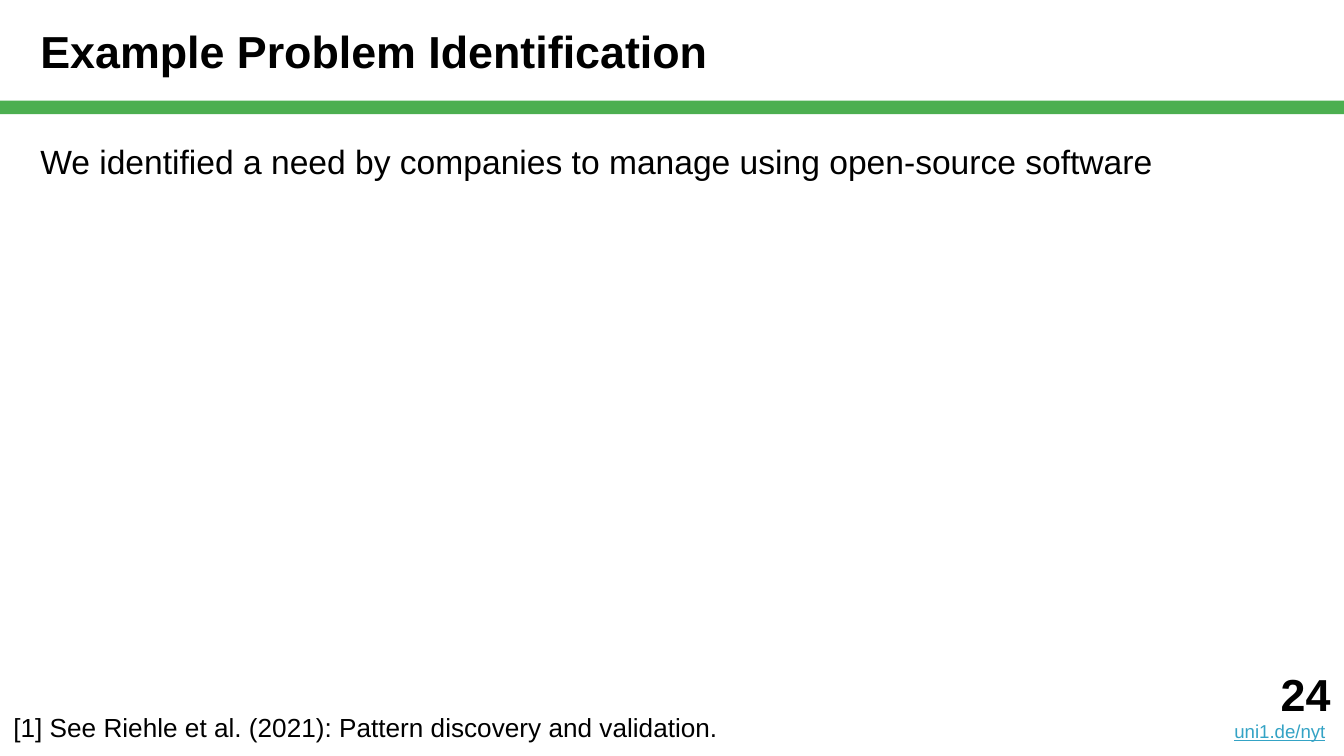
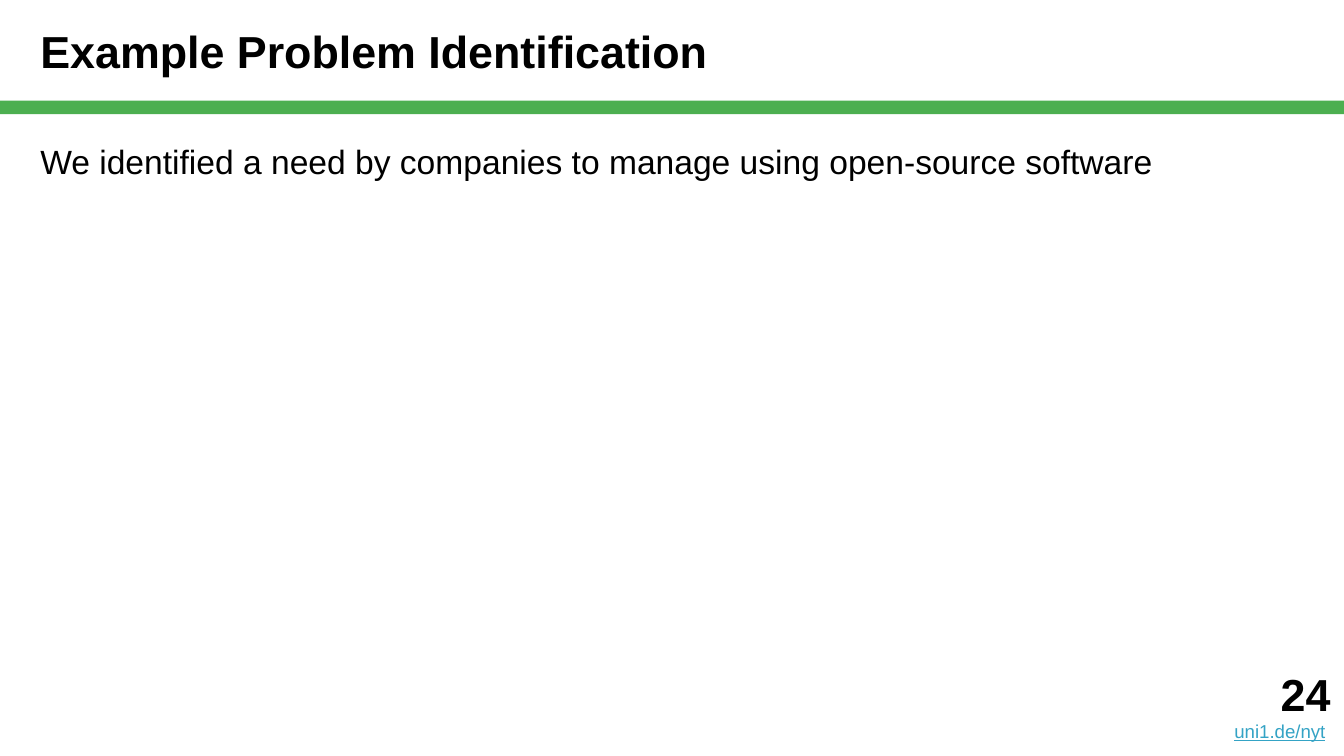
Before and after one commit to dirkriehle/nyt-course, a slide deck: slide 24 of Lecture slides/NYT C04 - Action Research.pptx. Drawn at 1344x756 pixels with LibreOffice and Linux fonts; fonts in the diff are those of the drawing. Boxes give left, top, right and bottom in pixels: in the first picture for what was removed or moved away, otherwise in the second. Text is boxed around its words. In the diff, an @@ line names an element or a change of style, - is before the commit and + after.

```diff
--- a/Lecture slides/NYT C04 - Action Research.pptx
+++ b/Lecture slides/NYT C04 - Action Research.pptx
@@ text removed at [13, 718, 717, 743] @@
-[1] See Riehle et al. (2021): Pattern discovery and validation.
```
Also in this commit, not shown: 10 other slides changed, 1 other file.
